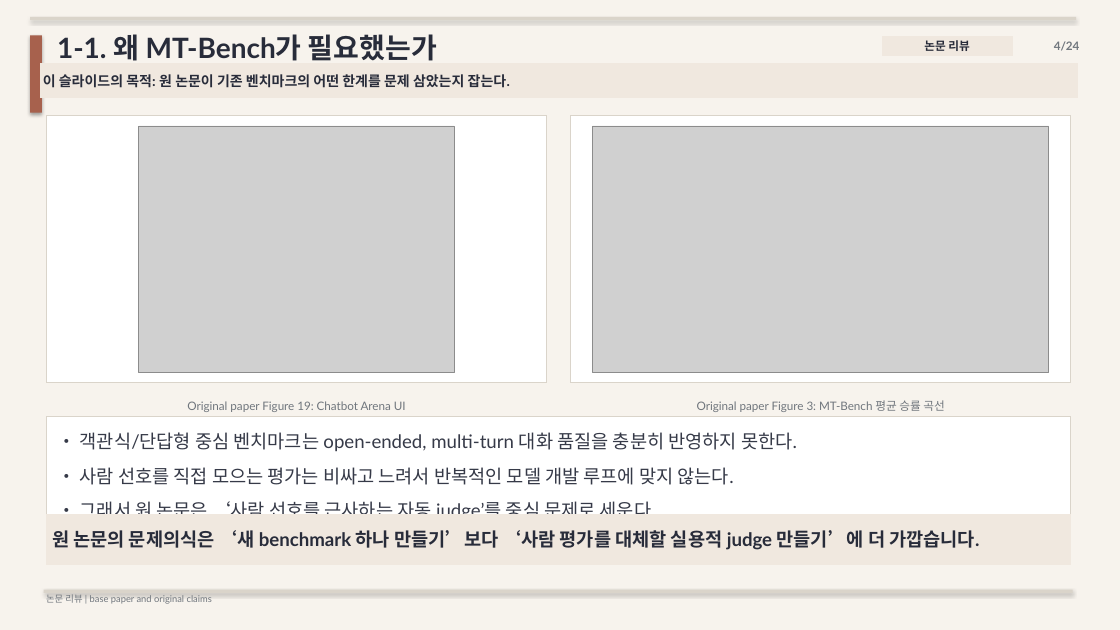
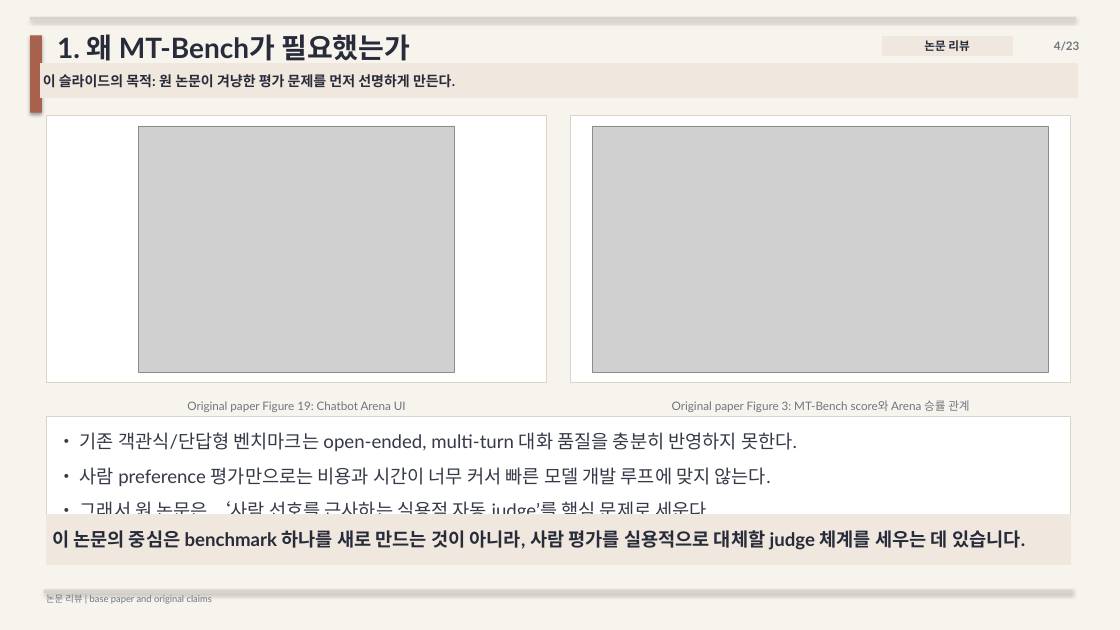
Before and after one commit to kook222/mt_bench_repro, a slide deck: slide 4 of presentation/mt_bench_paper_study.pptx. Drawn at 1120x630 pixels with LibreOffice and Linux fonts; fonts in the diff are those of the drawing; grey boxes stand for pictures. Boxes give left, top, right and bottom in pixels: in the first picture for what was removed or moved away, otherwise in the second. Text is boxed around its words. In the diff, an @@ line names an element or a change of style, - is before the commit and + after.

Commit message:
add experiment section after paper-study deck

```diff
--- a/presentation/mt_bench_paper_study.pptx
+++ b/presentation/mt_bench_paper_study.pptx
@@ text at [57, 34, 410, 61]: text changed @@
-1-1. 왜 MT-Bench가 필요했는가
+1. 왜 MT-Bench가 필요했는가
@@ text at [1054, 41, 1080, 51]: text changed @@
-4/24
+4/23
@@ text in rectangle at [43, 74, 455, 88]: text changed @@
-이 슬라이드의 목적: 원 논문이 기존 벤치마크의 어떤 한계를 문제 삼았는지 잡는다.
+이 슬라이드의 목적: 원 논문이 겨냥한 평가 문제를 먼저 선명하게 만든다.
@@ text at [672, 400, 969, 412]: text changed @@
-Original paper Figure 3: MT-Bench 평균 승률 곡선
+Original paper Figure 3: MT-Bench score와 Arena 승률 관계
@@ text in rectangle at [80, 432, 797, 514]: text changed @@
-• 객관식/단답형 중심 벤치마크는 open-ended, multi-turn 대화 품질을 충분히 반영하지 못한다.
-• 사람 선호를 직접 모으는 평가는 비싸고 느려서 반복적인 모델 개발 루프에 맞지 않는다.
-• 그래서 원 논문은 ‘사람 선호를 근사하는 자동 judge’를 중심 문제로 세운다.
+• 기존 객관식/단답형 벤치마크는 open-ended, multi-turn 대화 품질을 충분히 반영하지 못한다.
+• 사람 preference 평가만으로는 비용과 시간이 너무 커서 빠른 모델 개발 루프에 맞지 않는다.
+• 그래서 원 논문은 ‘사람 선호를 근사하는 실용적 자동 judge’를 핵심 문제로 세운다.
@@ text in rectangle at [52, 530, 1025, 550]: text changed @@
-원 논문의 문제의식은 ‘새 benchmark 하나 만들기’보다 ‘사람 평가를 대체할 실용적 judge 만들기’에 더 가깝습니다.
+이 논문의 중심은 benchmark 하나를 새로 만드는 것이 아니라, 사람 평가를 실용적으로 대체할 judge 체계를 세우는 데 있습니다.
```
Also in this commit, not shown: 21 other slides changed, 1 slide added, 2 slides removed, 3 other files.
